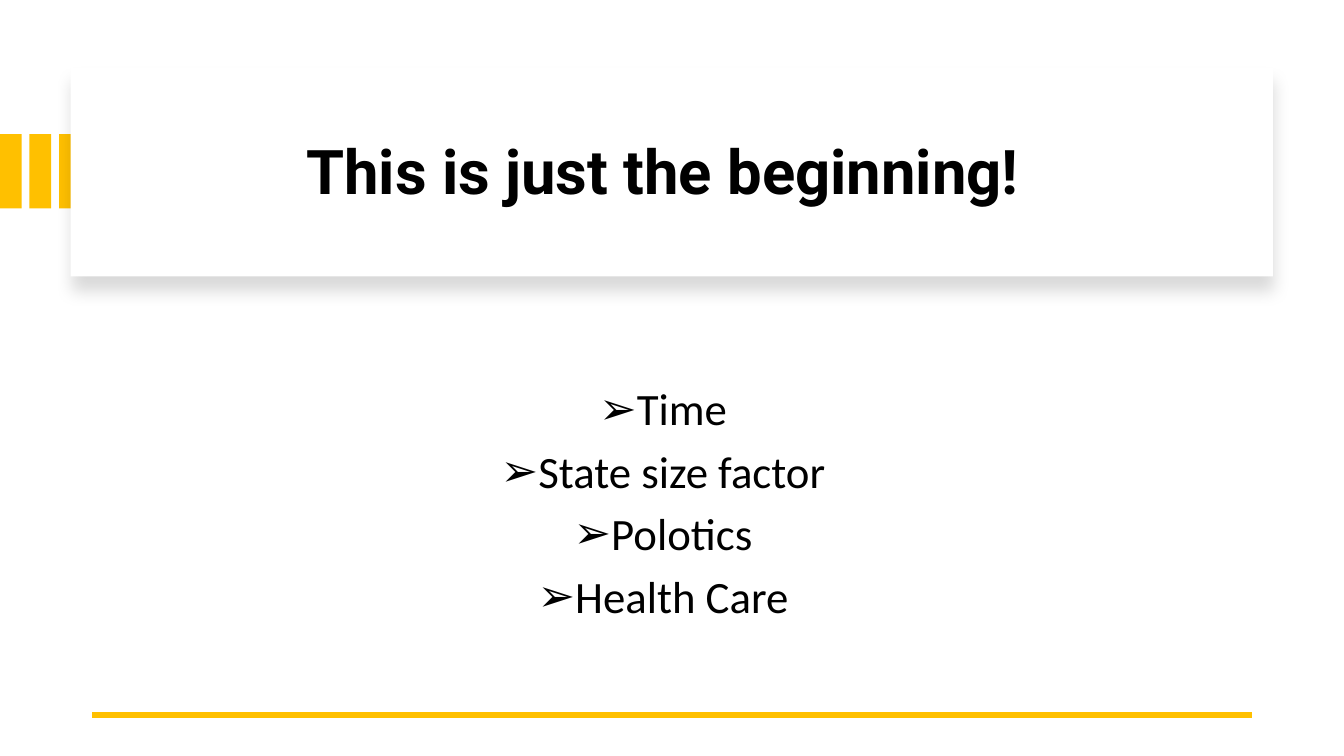
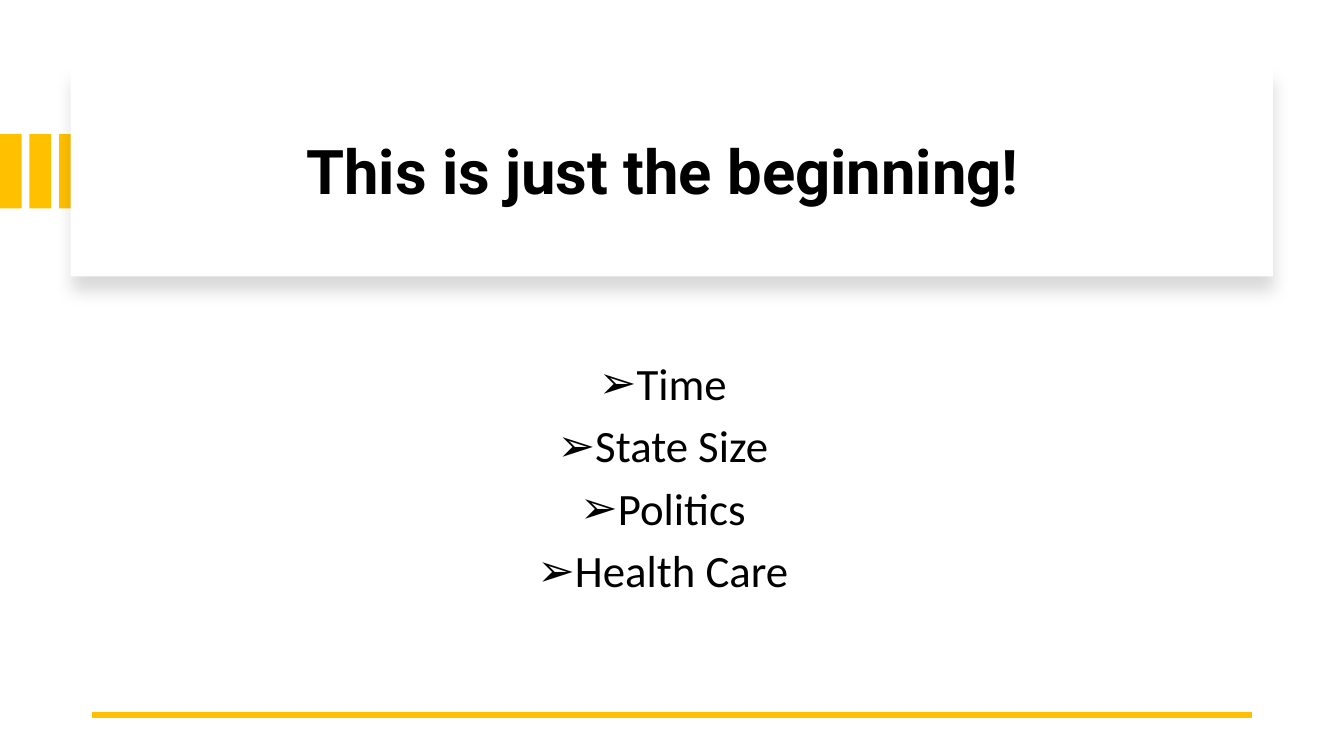
Before and after one commit to Mt122606/Curous-Conquers-, a slide deck: slide 17 of CuriousConquersProject/ProjectPowerpoint1 (1).pptx. Drawn at 1344x756 pixels with LibreOffice and Linux fonts; fonts in the diff are those of the drawing. Boxes give left, top, right and bottom in pixels: in the first picture for what was removed or moved away, otherwise in the second. Text is boxed around its words. In the diff, an @@ line names an element or a change of style, - is before the commit and + after.

```diff
--- a/CuriousConquersProject/ProjectPowerpoint1 (1).pptx
+++ b/CuriousConquersProject/ProjectPowerpoint1 (1).pptx
@@ text "Time": place and size @@
-text "Time" at [538,394,825,614]
+text "Time" at [575,369,789,588]
@@ text at [595,431,768,526]: text changed @@
-➢ State size factor
-➢ Polotics
+➢ State Size
+➢ Politics
```
Also in this commit, not shown: 5 other slides changed, 2 slides added, 2 slides removed, 1 other file.
